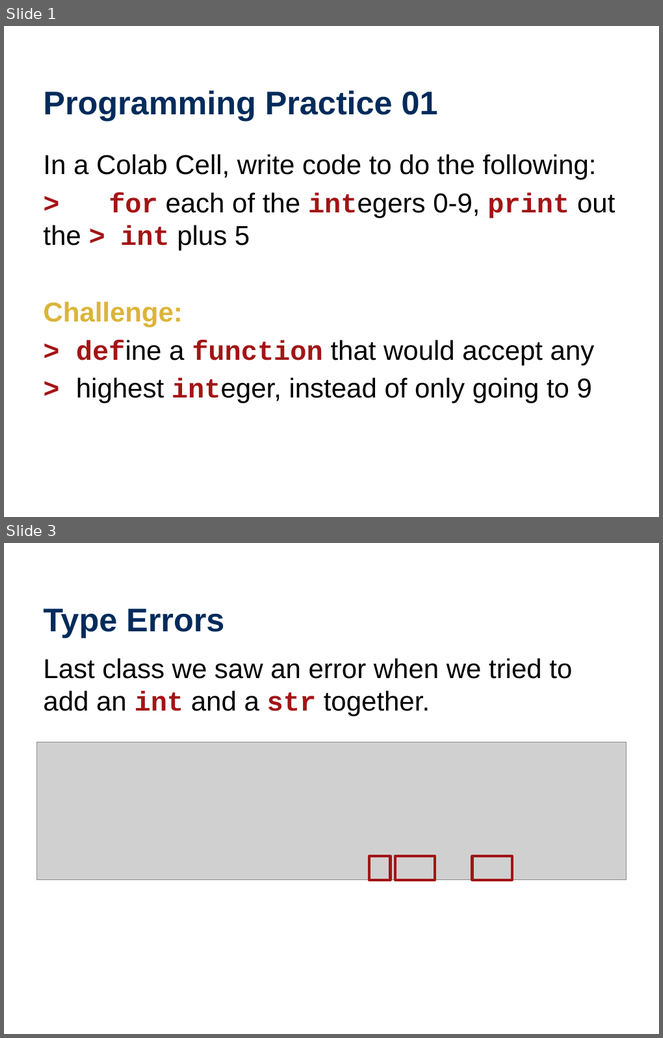
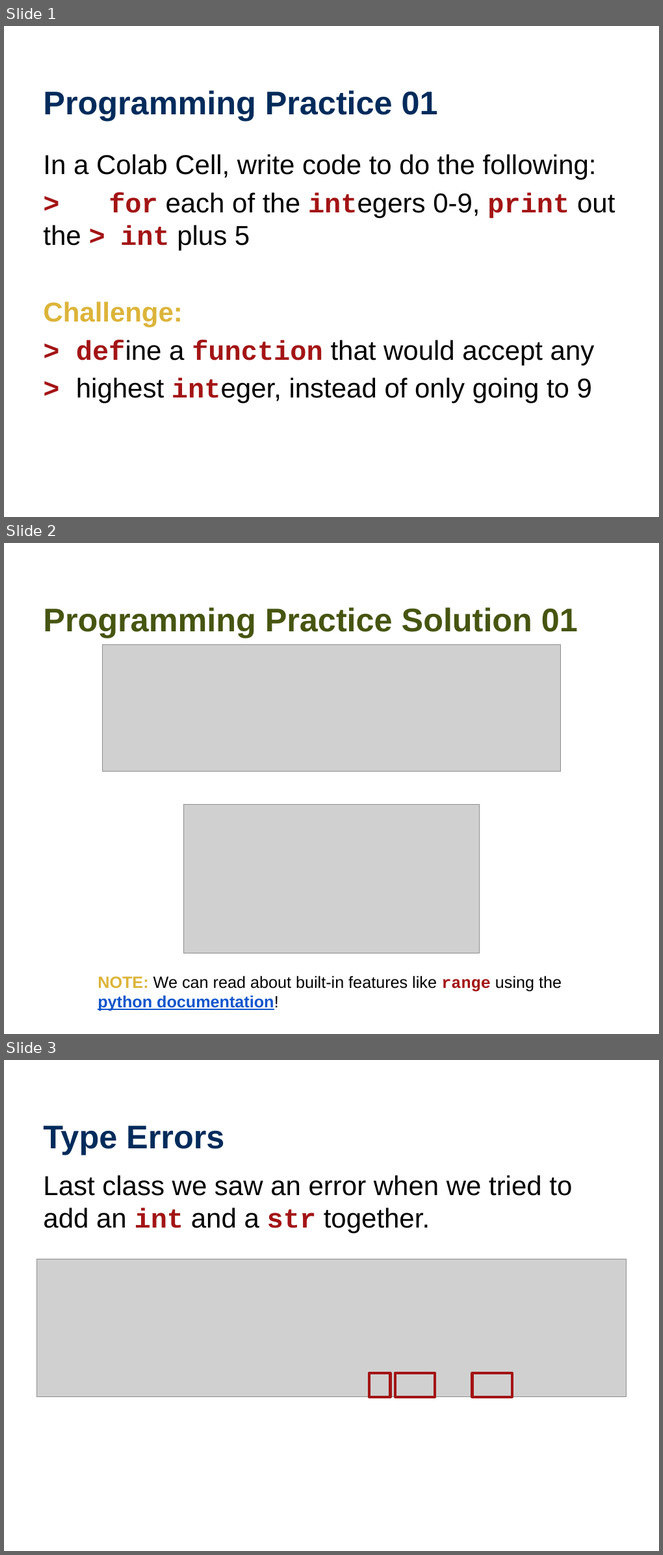
Before and after one commit to wtheisen/nd-cse-10124-lectures, a slide deck: Blank/Lecture_03_ Tokenization.pptx. Shown one above the other, each under a label of ours: slides 1 and 3 before the commit, slides 1, 2 and 3 after it; the slides between them are not shown. The pictures are 663x1038 and 663x1555 pixels, drawn with LibreOffice and Linux fonts; fonts in the diff are those of the drawing; grey boxes stand for pictures. Boxes give left, top, right and bottom in pixels: in the first picture for what was removed or moved away, otherwise in the second. Text is boxed around its words. In the diff, an @@ line names an element or a change of style, - is before the commit and + after.

```diff
--- a/Blank/Lecture_03_ Tokenization.pptx
+++ b/Blank/Lecture_03_ Tokenization.pptx
@@ slide 2 added at (x1=4, y1=543, x2=659, y2=1034), background #FFFFFF @@
@@ title added at (x1=43, y1=607, x2=578, y2=637), 36 pt, text #465510, bold @@
+Programming Practice Solution 01
@@ picture added at (x1=102, y1=644, x2=561, y2=772) @@
@@ picture added at (x1=183, y1=804, x2=480, y2=953) @@
@@ text added at (x1=98, y1=976, x2=562, y2=1011), 18 pt, text #000000 @@
+NOTE: We can read about built-in features like range using the python documentation!
```
Also in this commit, not shown: 6 slides changed, 8 other slides added, 6 slides removed, 3 other files.
